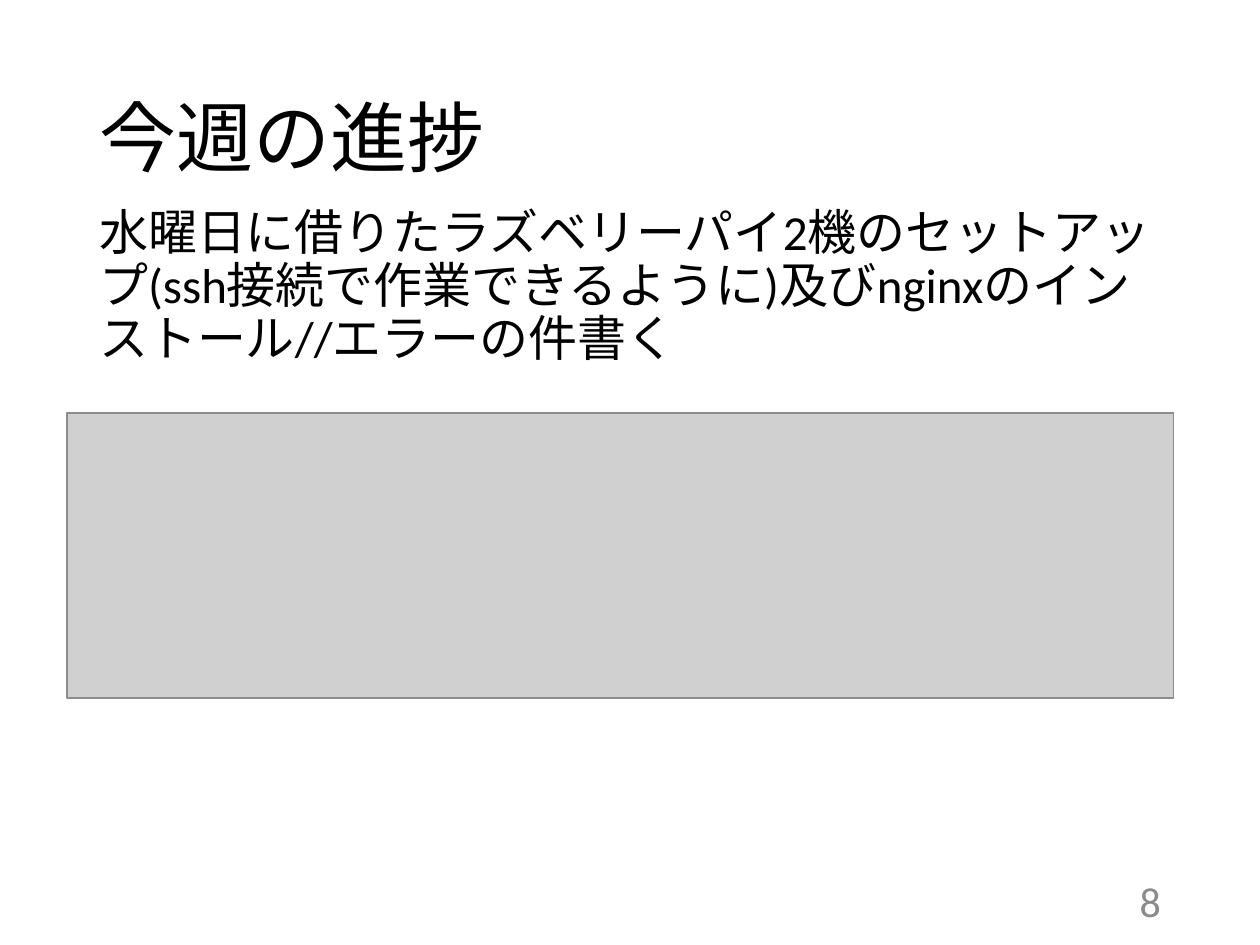
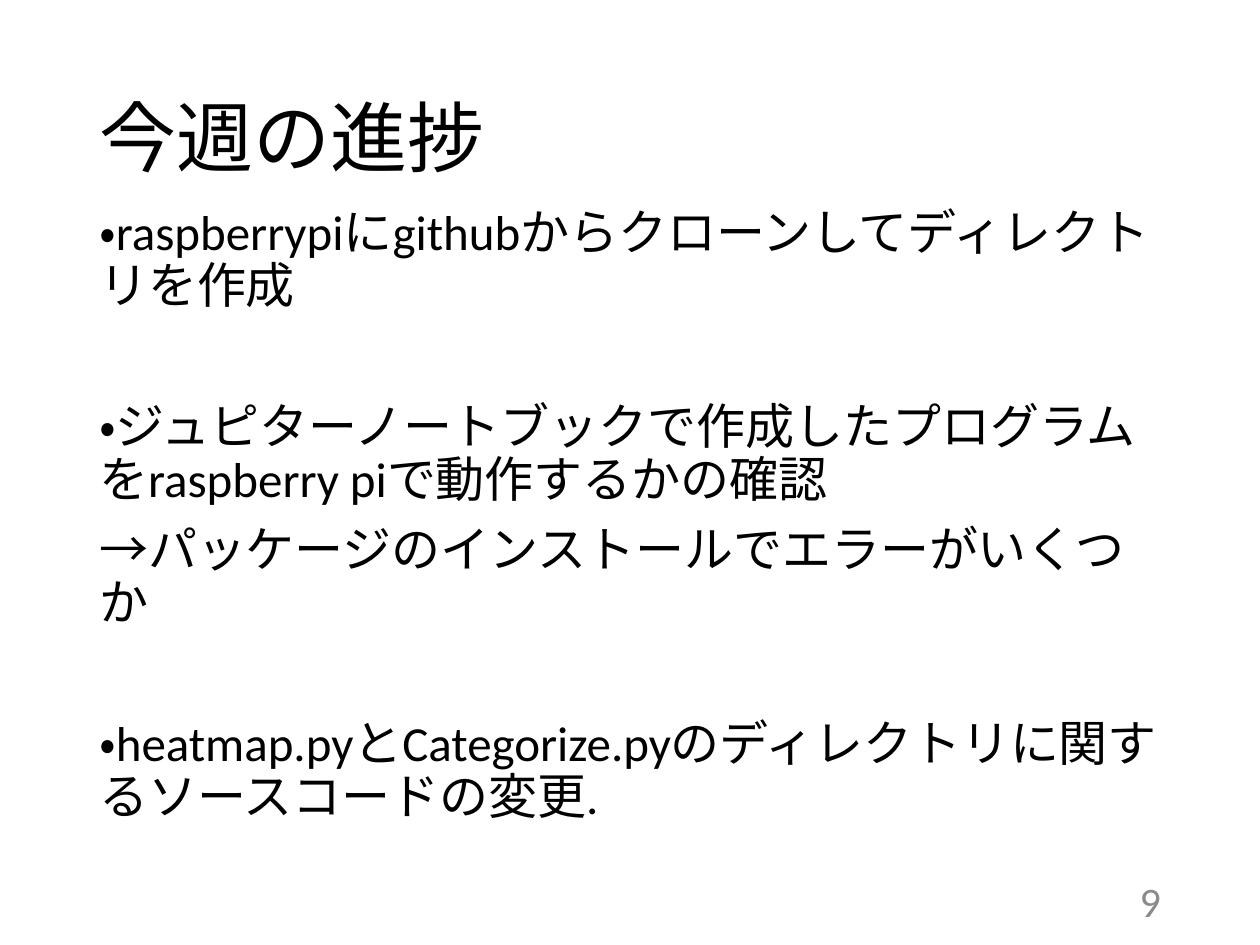
Before and after one commit to kait-takanolab/1821144-yoshii-thesis, a slide deck: slide 9 of 発表用スライド/1821144_yoshii_thesis.pptx (slide 8 before the commit). Drawn at 1260x945 pixels with LibreOffice and Linux fonts; fonts in the diff are those of the drawing; grey boxes stand for pictures. Boxes give left, top, right and bottom in pixels: in the first picture for what was removed or moved away, otherwise in the second. Text is boxed around its words. In the diff, an @@ line names an element or a change of style, - is before the commit and + after.

```diff
--- a/発表用スライド/1821144_yoshii_thesis.pptx
+++ b/発表用スライド/1821144_yoshii_thesis.pptx
@@ text at (99, 208, 1157, 773): text changed @@
-水曜日に借りたラズベリーパイ2機のセットアップ(ssh接続で作業できるように)及びnginxのインストール//エラーの件書く
+・raspberrypiにgithubからクローンしてディレクトリを作成
+・ジュピターノートブックで作成したプログラムをraspberry piで動作するかの確認
+→パッケージのインストールでエラーがいくつか
+・heatmap.pyとCategorize.pyのディレクトリに関するソースコードの変更.
@@ picture removed at (67, 413, 1173, 698) @@
@@ page number at (1140, 890, 1161, 917): text changed @@
-8
+9
```
Also in this commit, not shown: 4 other slides changed, 3 slides added, 1 other file.
